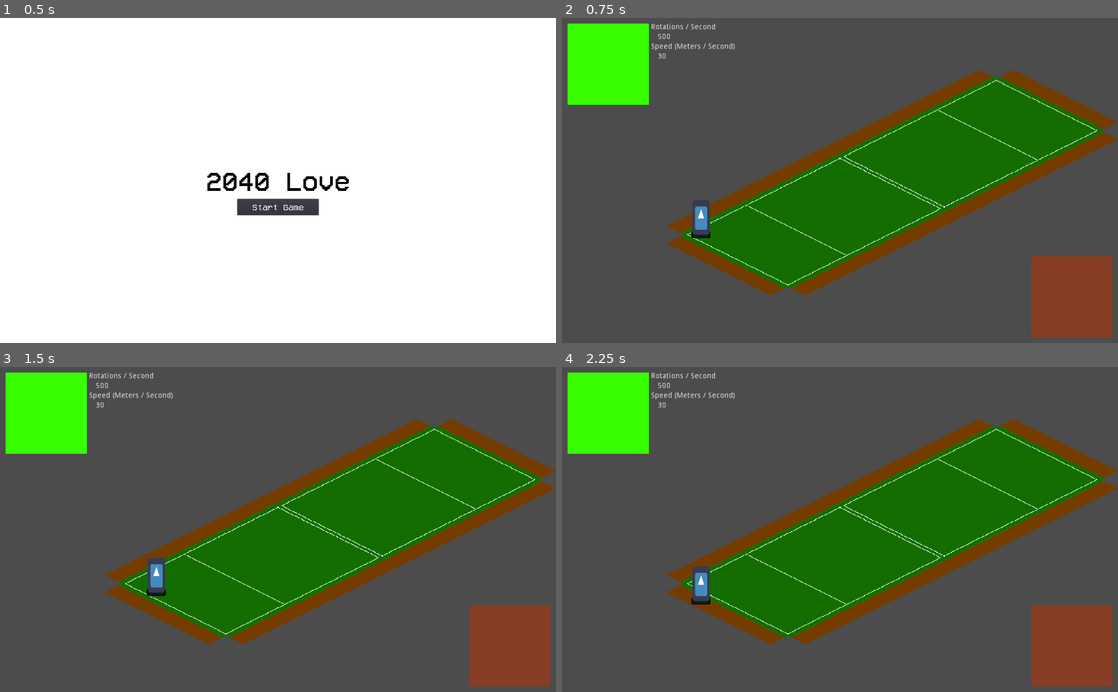
Above: before the commit, frames 1-4 (two rows, left to right).
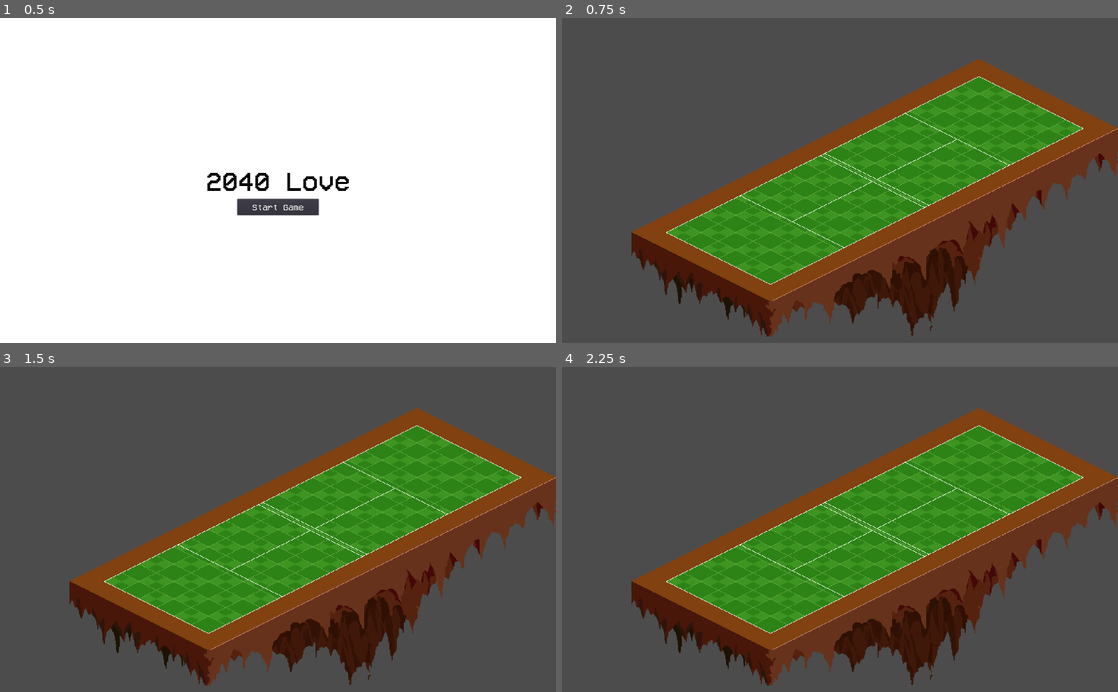
Above: after the commit, the same moments.

Repository: flarkminator/HF_01
Game: Godot game, scene res://Scenes/Interfaces/TitleScreen.tscn
The game is run twice, just before and just after one commit, with the same random seed, the same clock (stepped at 60 frames per second) and the same inputs. The engine's default icon, where the game draws it, is replaced by a stand-in: a white triangle on a blue panel in a dark square.
Inputs:
- Up to frame 1 (0.5 s): no input
- Up to frame 2 (0.75 s): click "Start Game" at 0.5 s
- Up to frame 3 (1.5 s): tap Enter (ui_accept) at 1.25, 1.35 s; hold Right (ui_right) from 1.28 s (still down)
- Up to frame 4 (2.25 s): tap Enter (ui_accept) at 1.52, 1.82, 2, 2.1 s; release Right (ui_right) at 2.03 s; hold Down (ui_down) from 2.03 s (still down)

Frame 1 is identical in both runs. In frame 2, 43% of the frame differs, in the area x 1-100%, y 1-99%; in frame 3, 43%; in frame 4, 43%.

Commit message:
Ok, so I finally got the scene loading functionality that I want. It took me a few days, but it now handles loading in a new scene and setting the "current_scene" variable properly.

Diff:
--- /dev/null
+++ b/Scenes/Courts/CourtRoot.tscn
@@ -0,0 +1,35 @@
+[gd_scene load_steps=3 format=2]
+
+[ext_resource path="res://Scripts/CourtRoot.gd" type="Script" id=1]
+[ext_resource path="res://icon.png" type="Texture" id=2]
+
+[node name="CourtRoot" type="Node2D"]
+script = ExtResource( 1 )
+
+[node name="Level_Container" type="Node" parent="."]
+
+[node name="Intro_Container" type="Node" parent="."]
+
+[node name="temp_IntroSprite" type="Sprite" parent="Intro_Container"]
+visible = false
+modulate = Color( 0.0745098, 0.968627, 0.192157, 1 )
+position = Vector2( 236.118, 306.716 )
+texture = ExtResource( 2 )
+
+[node name="Outtro_Container" type="Node" parent="."]
+
+[node name="temp_OuttroSprite" type="Sprite" parent="Outtro_Container"]
+visible = false
+modulate = Color( 1, 0, 0.772549, 1 )
+position = Vector2( 802.247, 309.605 )
+texture = ExtResource( 2 )
+
+[node name="Gameplay_Container" type="Node" parent="."]
+
+[node name="Camera2D" type="Camera2D" parent="Gameplay_Container"]
+position = Vector2( 512, 300 )
+current = true
+zoom = Vector2( 0.5, 0.5 )
+
+[node name="SpawnPoint_Player" type="Node2D" parent="Gameplay_Container"]
+position = Vector2( 224, 396 )
--- /dev/null
+++ b/Scenes/Courts/CourtScene_Grass.tscn
@@ -0,0 +1,13 @@
+[gd_scene load_steps=2 format=2]
+
+[ext_resource path="res://Art/Courts/court_grass.png" type="Texture" id=1]
+
+[node name="CourtScene_Grass" type="Node2D"]
+
+[node name="court_grass" type="Sprite" parent="."]
+position = Vector2( 576, 300 )
+texture = ExtResource( 1 )
+
+[node name="ReferenceRect" type="ReferenceRect" parent="."]
+margin_right = 1024.0
+margin_bottom = 600.0
--- a/Scenes/TestMap.tscn
+++ b/Scenes/TestMap.tscn
@@ -17,6 +17,9 @@
 [node name="SpawnPoint_Player" type="Node2D" parent="."]
 position = Vector2( 256, 400 )
 
+[node name="SpawnPoint_Opponent" type="Node2D" parent="."]
+position = Vector2( 800, 128 )
+
 [node name="Camera2D" type="Camera2D" parent="."]
 position = Vector2( 512, 300 )
 current = true
--- /dev/null
+++ b/Scripts/CourtRoot.gd
@@ -0,0 +1,5 @@
+extends Node2D
+
+func _ready():
+	print("Court root is ready, start match")
+	GM_Match.match_start()
--- a/Scripts/GM_Match.gd
+++ b/Scripts/GM_Match.gd
@@ -3,48 +3,92 @@
 # Time in this game only moves forward when you take actions (like swinging at the ball, or moving around the court).
 # That logic is handled by this game mode.
 extends Node
+#warning-ignore-all:unused_class_variable
+#warning-ignore-all:return_value_discarded
+#warning-ignore-all:unused_argument
 
 var _tennis_ball_asset = preload("res://Scenes/TennisBall.tscn")
-var _map = preload("res://Scenes/TestMap.tscn")
 var _tennis_ball = _tennis_ball_asset.instance()
 var _player = preload("res://Scenes/Player.tscn").instance()
+var _opponent = ""
+var _map = ""
 
 var time_step = 0.01 # In seconds
 
+
 func _ready():
-	_player.connect("action_menu", self, "_on_Player_action_menu")
+	pass
+
 
 func get_ball():
 	return _tennis_ball_asset.instance()
 
+
 func get_player():
 	return _player
+
 
 #warning-ignore:unused_argument
 func move_time_forward(delta):
 	pass
 
-func _on_Player_action_menu():
-	print("Action!")
+
+func new_match(level, opponent):
+	"""
+	This function sets all the local variables, which are used to eventually
+	load in the proper assets for this match.
+
+	The complication is that 'goto_scene' is a DEFERRED CALL, so we have to
+	wait for that root scene to communicate back to this global
+	context before we can really begin loading in the court level.
+	"""
+
+	# Load the root scene (this should lock the main thread until it's done loading?)
+	Global_SceneLoader.goto_scene_path("res://Scenes/Courts/CourtRoot.tscn")
+
+	# Set the opponent
+	_opponent = opponent
+
+	# Set the map to eventually load
+	_map = level
 
 
-# Handles all the functionality related to loading into a match, playing it's intro, and capturing
-# match relalted events. Also handles pausing the match, when menus popup.
-func match_load(level, opponent) -> bool:
-	get_tree().change_scene_to(_map)
-	return true
+func match_loop():
+	"""
+	First the match plays its intro. Once that is done, it enters the main loop.
+	When the match is 'finished' it sets the proper variables and begins the
+	end match flow.
+	"""
+	match_intro()
+	print("match loop")
+	match_end()
+
 
 func match_intro():
-	pass
+	print("match intro")
+
 
 func match_start():
-	pass
+	"""
+	The start of a match is where we load in all of the actual assets for this
+	match. We can assume the 'root court scene' has already been loaded, as it
+	is the one that calls this function.
+	A match has a single root scene that is shared by all matches. Under this
+	scene we load, as children, the art and gameplay assets. This is done
+	because most 'tennis courts' share a bunch of similar gameplay features
+	and this allows them all to share a common root scene.
+	"""
 
-func match_loop():
-	pass
+	# Load in the actual art level.
+	var current_scene = get_tree().current_scene
+	current_scene.add_child_below_node(current_scene.get_node("Level_Container"), load(_map).instance())
+	print("match start")
+	match_loop()
+
 
 func match_pause():
-	pass
+	print("match has been paused")
+
 
 func match_end():
-	pass
+	print("Match end!")
--- /dev/null
+++ b/Scripts/Global_SceneLoader.gd
@@ -0,0 +1,108 @@
+extends Node
+
+
+signal scene_instanced( scene )
+signal scene_set_as_current()
+
+#func _ready():
+#	var root = get_tree().get_root()
+#
+#	# Global scripts are also children of root, so the last child of root is
+#	# always the loaded scene.
+#	current_scene = root.get_child(root.get_child_count() - 1)
+
+
+func goto_scene_path(target_scene_path, params = null):
+	"""
+	This loads a scene based upon it's reletive path
+	We must call this deferred, as the current scene will be deleted and it
+	might be running code
+	"""
+	call_deferred("_deferred_goto", target_scene_path, params, "_get_node_from_path")
+
+
+func goto_scene_packed(target_scene_pak, params = null):
+	"""
+	This loads a packed scene. It defers the call.
+	"""
+	call_deferred("_deferred_goto", target_scene_pak, params, "_get_node_from_pack")
+
+
+func _deferred_goto(target, params, get_node_function):
+	"""
+	The steps to this function are as follows:
+		1. If target is null, delete current scene and bail
+		2. Get the new scene using the appropriate method
+		   (we could have been passed a PATH STRING or a PACKED SCENE)
+		3. Delete the current_scene
+		4. Attach a call_back signal, so we can capture the moment it's added
+		5. Add it to the root
+	"""
+#	If we pass in a null target, it will simply delete the current scene
+	if target == null:
+		if get_tree().current_scene:
+			get_tree().current_scene.free()
+		assert( get_tree().current_scene == null )
+		return
+
+	var new_scene = call( get_node_function, target) # Either it's a path, or a packed scene
+	if new_scene:
+		emit_signal( "scene_instanced", new_scene )
+	else: # If instantiation fails, current_scene will not change
+		return
+
+	if get_tree().current_scene:
+		get_tree().current_scene.free()
+	assert( get_tree().current_scene == null )
+
+	# Make it a current scene between its "_enter_tree()" and "_ready()" calls
+	# THIS IS SUPER IMPORTANT. It's kind of a hack, but there's no other way to capture this moment
+	new_scene.connect("tree_entered", self, "_set_as_current", [new_scene], CONNECT_ONESHOT)
+
+	# Add this to the active scene, as a child of root
+	get_tree().get_root().add_child( new_scene )
+	assert( get_tree().get_root().has_node( new_scene.get_path() ) )
+
+
+func _set_as_current( new_scene ):
+	print( "getting here" )
+	get_tree().set_current_scene( new_scene )
+	assert( get_tree().current_scene == new_scene )
+	emit_signal( "scene_set_as_current" )
+
+func _get_node_from_path(path):
+	var node = ResourceLoader.load( path )
+	return node.instance() if node else null
+
+
+func _get_node_from_pack(packed_scene):
+	return packed_scene.instance() if packed_scene.can_instance() else null
+
+#
+#func goto_scene(path):
+#	"""
+#	This function will usually be called from a signal callback, or some other
+#	function in the current scene. Deleting the current scene at this point is
+#	a bad idea, because it may still be executing code. This will result in a
+#	crash or unexpected behavior.
+#	The solution is to defer the load to a later time, when we can be sure that
+#	no code from the current scene is runing.
+#	"""
+#
+#	call_deferred("_deferred_goto_scene", path)
+#
+#
+#func _deferred_goto_scene(path):
+#	# It is now safe to remove the current scene
+#	current_scene.free()
+#
+#	# Load the new scene and instanciate it.
+#	current_scene = ResourceLoader.load(path).instance()
+#
+#
+#
+#	# Add it to the active scene, as a child of root
+#	get_tree().get_root().add_child(current_scene) # _ready() is called here!!!!!!!!
+#
+#	# Make it compatible with SceneTree.change_scene() API ?
+#	get_tree().set_current_scene(current_scene)
--- a/Scripts/Player.gd
+++ b/Scripts/Player.gd
@@ -1,7 +1,9 @@
 extends Node2D
+#warning-ignore-all:unused_class_variable
+#warning-ignore-all:return_value_discarded
+#warning-ignore-all:unused_argument
 
 signal serve_ball(location, direction)
-signal action_menu()
 
 var launch_pitch = deg2rad(25) # Degrees pitch
 var launch_yaw = deg2rad(5) # Degrees yaw
@@ -26,7 +28,7 @@
 	if Input.is_action_just_pressed("ui_left"):
 		move_by(Vector2(0, -1))
 	if Input.is_action_just_pressed("ui_accept"):
-		emit_signal("action_menu")
+		pass
 	if Input.is_action_just_pressed("ui_spawnball"):
 		launch_yaw = deg2rad(rand_range(-5,5))
 		launch_pitch = deg2rad(rand_range(10,10))
--- a/Scripts/TestMap.gd
+++ b/Scripts/TestMap.gd
@@ -1,13 +1,20 @@
 extends Node2D
+#warning-ignore-all:unused_class_variable
 
 var player
+var opponent
 var tennis_ball
+
+signal SIG_map_ready
 
 func _ready():
 	player = GM_Match.get_player()
 	player.position = $SpawnPoint_Player.position
 	add_child(player)
 	player.connect("serve_ball", self, "_on_Player_serve_ball")
+	print("test map ready done")
+	emit_signal("SIG_map_ready")
+
 
 func _on_Player_serve_ball(location, direction):
 #	print("Yes, receiving serve signal")
--- a/Scripts/TitleScreen.gd
+++ b/Scripts/TitleScreen.gd
@@ -1,8 +1,8 @@
 extends Control
+
 
 func _ready():
 	pass
 
-
 func _on_Button_pressed():
-	GM_Match.match_load("some match", "some opponent")
+	GM_Match.new_match("res://Scenes/Courts/CourtScene_Grass.tscn", "some opponent")
--- a/project.godot
+++ b/project.godot
@@ -23,6 +23,7 @@
 
 Global="*res://Scripts/Global.gd"
 GM_Match="*res://Scripts/GM_Match.gd"
+Global_SceneLoader="*res://Scripts/Global_SceneLoader.gd"
 
 [display]
 
Binary file added: Art/Courts/court_grass.png
Not shown, added: Art/Courts/court_grass.png.import
